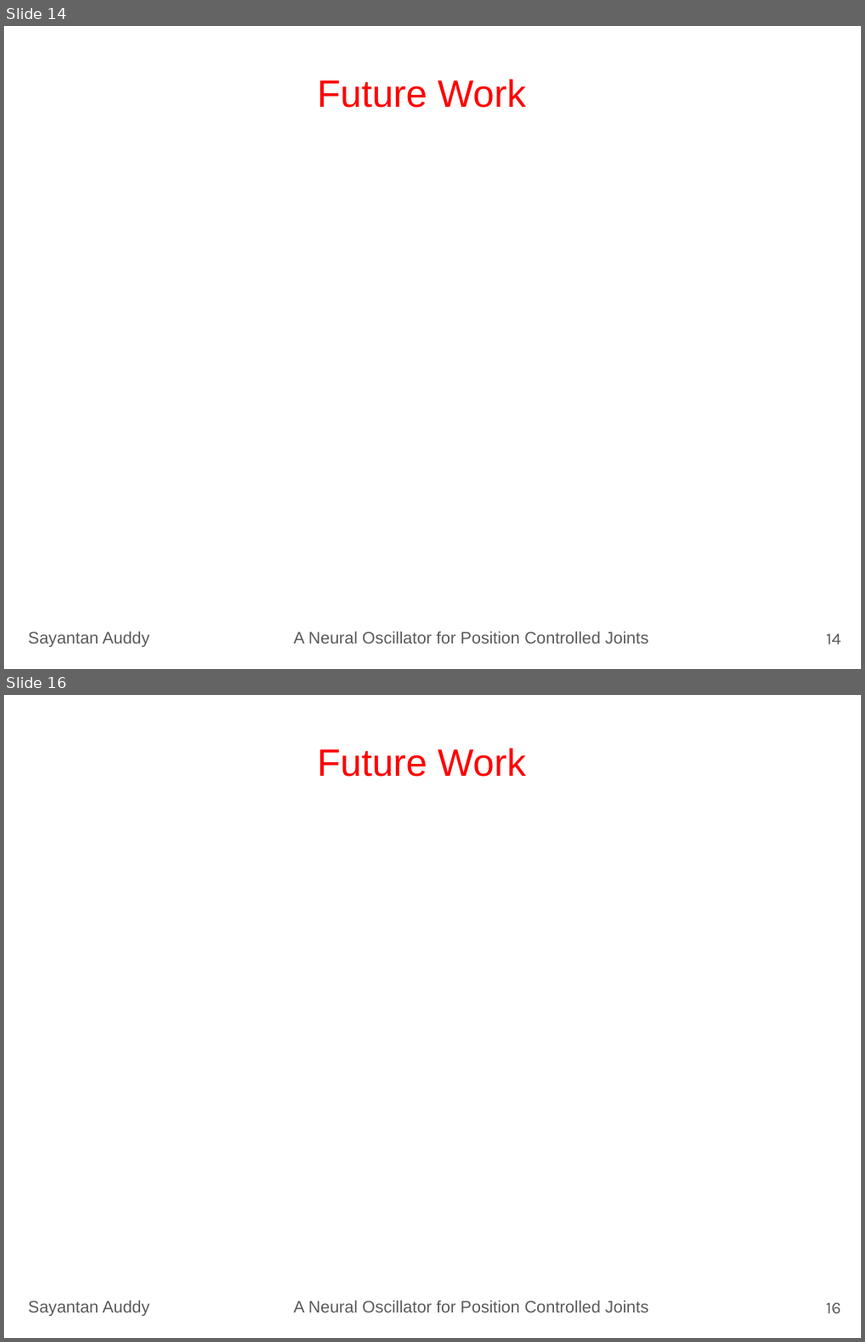
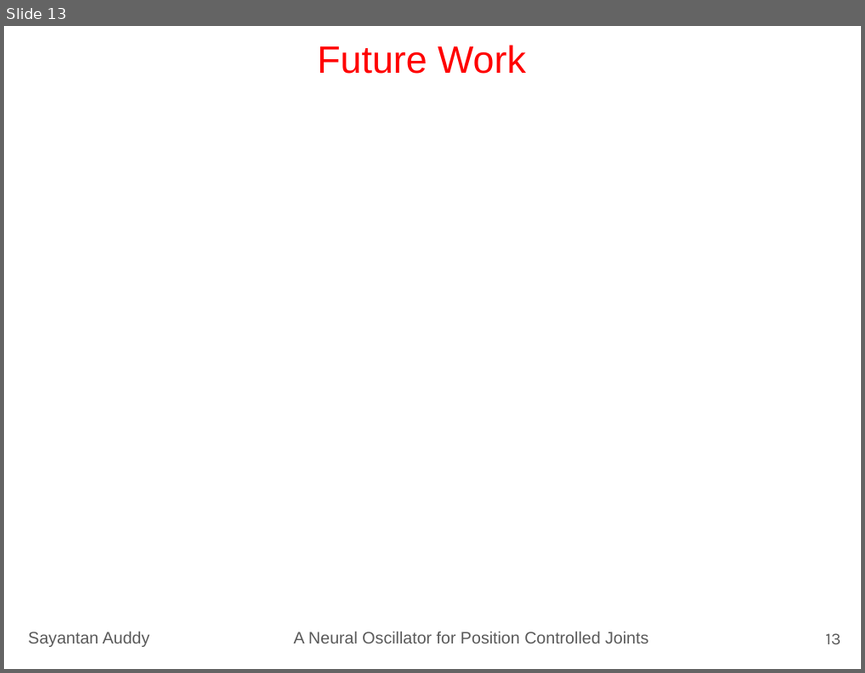
Before and after one commit to sayantanauddy/matsuoka_joint_control, a slide deck: presentation/Sayantan_Auddy_IS_Presentation.pptx. Shown one above the other, each under a label of ours: slides 14 and 16 before the commit, slide 13 after it; the slides between them are not shown. The pictures are 865x1342 and 865x673 pixels, drawn with LibreOffice and Linux fonts; fonts in the diff are those of the drawing. Boxes give left, top, right and bottom in pixels: in the first picture for what was removed or moved away, otherwise in the second. Text is boxed around its words. In the diff, an @@ line names an element or a change of style, - is before the commit and + after.

```diff
--- a/presentation/Sayantan_Auddy_IS_Presentation.pptx
+++ b/presentation/Sayantan_Auddy_IS_Presentation.pptx
@@ slide 16 removed at (4,695,861,1338), background #FFFFFF @@
@@ title removed at (317,748,526,777) @@
-Future Work
@@ text removed at (28,1300,150,1315) @@
-Sayantan Auddy
@@ text removed at (294,1300,648,1312) @@
-A Neural Oscillator for Position Controlled Joints
@@ page number removed at (826,1302,841,1313) @@
-16
@@ what was slide 14 is now slide 13 @@
@@ slide 13 changed as well @@
@@ title "Future Work": place and size @@
-title "Future Work" at (317,79,526,108)
+title "Future Work" at (317,45,526,74)
@@ title "Future Work" at (317,45,526,74): vertical alignment bottom to top @@
@@ page number at (825,633,840,644): text changed @@
-14
+13
```
Also in this commit, not shown: 12 other slides changed, 2 other slides removed.
